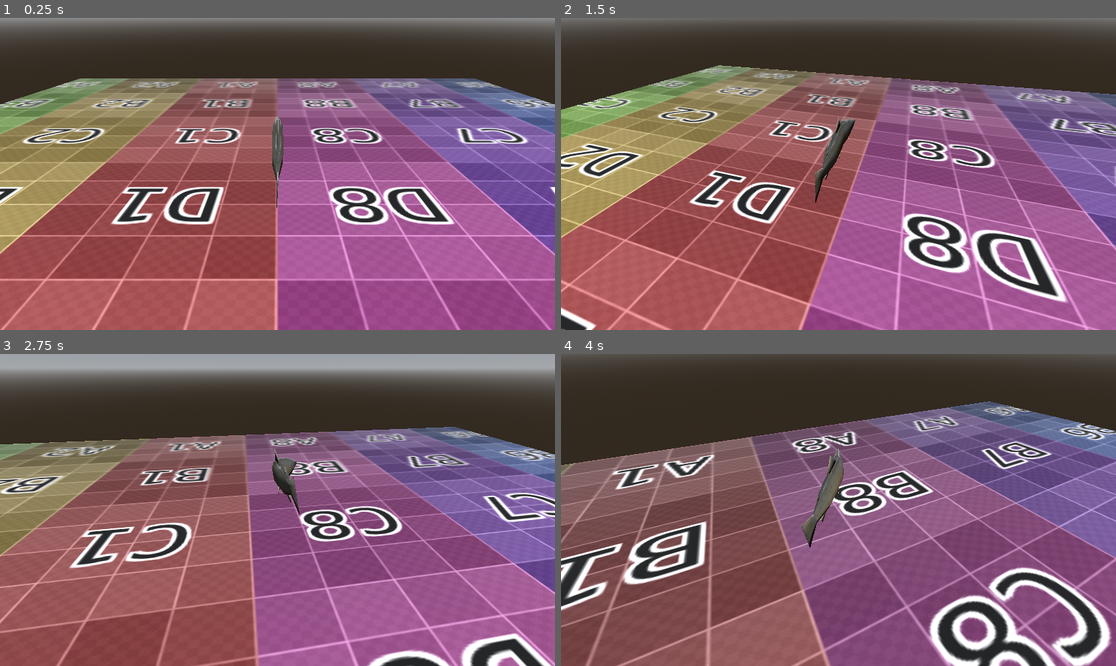
Above: before the commit, frames 1-4 (two rows, left to right).
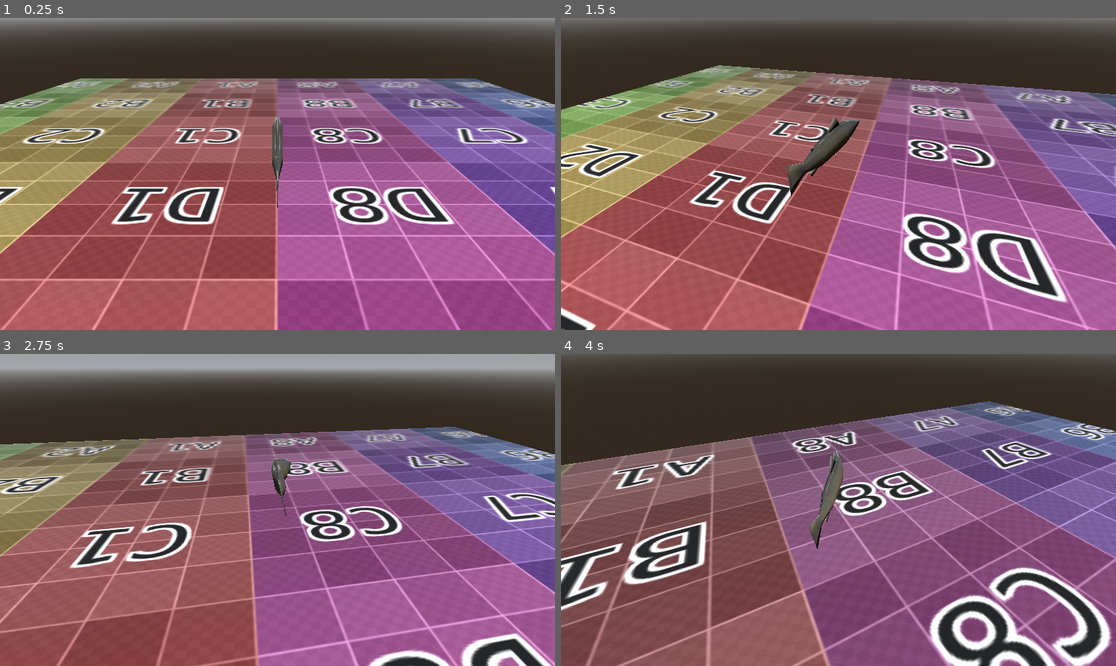
Above: after the commit, the same moments.

Repository: struc2ture/sisyphus
Game: Godot game, scene res://scenes/main.tscn
The game is run twice, just before and just after one commit, with the same random seed, the same clock (stepped at 60 frames per second) and the same inputs.
Inputs (mouse positions are in pixels of both pictures, inside the frame that each line leads up to):
- Up to frame 1 (0.25 s): no input
- Up to frame 2 (1.5 s): move the mouse to (866, 174) at 0.52 s; hold Shift (dive) 0.53-1.28 s; hold W (move_forward) from 0.53 s (still down); tap Space (jump) at 0.77 s; move the mouse to (810, 174) at 1.27 s; tap Shift (dive) at 1.35 s
- Up to frame 3 (2.75 s): keep holding W (move_forward); tap Space (jump) at 1.52 s; move the mouse to (288, 503) at 2.02 s; hold Shift (dive) from 2.03 s (still down)
- Up to frame 4 (4 s): keep holding W (move_forward); move the mouse to (832, 516) at 2.77 s; release Shift (dive) at 2.78 s; tap Shift (dive) at 2.85 s; tap Space (jump) at 3.02, 3.77 s; move the mouse to (877, 513) at 3.52 s; hold Shift (dive) from 3.53 s (still down)

The runs differ from the first frame. In frame 1, less than 0.1% of the frame differs, in the area x 49-52%, y 31-61%; in frame 2, 1.0%, in the area x 7-87%, y 16-60%; in frame 3, 0.4%; in frame 4, 0.5%.

Commit message:
Blend salmon animation based on speed

Diff:
--- a/scenes/salmon.tscn
+++ b/scenes/salmon.tscn
@@ -1,9 +1,32 @@
-[gd_scene load_steps=2 format=3 uid="uid://bytdgha6ninjd"]
+[gd_scene load_steps=6 format=3 uid="uid://bytdgha6ninjd"]
 
 [ext_resource type="PackedScene" uid="uid://bblyt1ve6ie2" path="res://res/2025-12-03_Salmon.glb" id="1_76ot0"]
+
+[sub_resource type="AnimationNodeAnimation" id="AnimationNodeAnimation_76ot0"]
+animation = &"ArmatureAction"
+
+[sub_resource type="AnimationNodeAnimation" id="AnimationNodeAnimation_kbfbh"]
+animation = &"Action"
+
+[sub_resource type="AnimationNodeBlend2" id="AnimationNodeBlend2_6u4hi"]
+
+[sub_resource type="AnimationNodeBlendTree" id="AnimationNodeBlendTree_r6uja"]
+nodes/output/position = Vector2(880, 120)
+nodes/Blend2/node = SubResource("AnimationNodeBlend2_6u4hi")
+nodes/Blend2/position = Vector2(700, 120)
+nodes/Animation/node = SubResource("AnimationNodeAnimation_kbfbh")
+nodes/Animation/position = Vector2(200, 120)
+"nodes/Animation 2/node" = SubResource("AnimationNodeAnimation_76ot0")
+"nodes/Animation 2/position" = Vector2(140, 280)
+node_connections = [&"output", 0, &"Blend2", &"Blend2", 0, &"Animation", &"Blend2", 1, &"Animation 2"]
 
 [node name="2025-12-03_Salmon" instance=ExtResource("1_76ot0")]
 transform = Transform3D(-8.742278e-09, 0, 0.2, 0, 0.2, 0, -0.2, 0, -8.742278e-09, 0, 0, 0)
 
 [node name="AnimationPlayer" parent="." index="1"]
 playback_default_blend_time = 2.0
+
+[node name="AnimationTree" type="AnimationTree" parent="." index="2"]
+tree_root = SubResource("AnimationNodeBlendTree_r6uja")
+anim_player = NodePath("../AnimationPlayer")
+parameters/Blend2/blend_amount = 0.0
--- a/scripts/salmon_controller.gd
+++ b/scripts/salmon_controller.gd
@@ -12,6 +12,8 @@
 @export var speed_dir_lerp_amount = 0.8
 @export var negative_vertical_deadzone = 0.7
 @export var jump_impulse_version = false
+
+var swim_animation_amount = 0.0
 
 func _ready() -> void:
 	pass
@@ -30,10 +32,15 @@
 		apply_force(Vector3(0.0, gravity_counteract_strength, 0.0))
 
 		apply_torque_to_axis(Vector3.UP, upright_torque_strength)
-		$SalmonMesh/AnimationPlayer.play("ArmatureAction")
+		var horizontal_vel_vec = linear_velocity
+		horizontal_vel_vec.y = 0
+		var horizontal_vel = horizontal_vel_vec.length()
+		swim_animation_amount = lerp(swim_animation_amount, clamp(horizontal_vel / 3.0, 0.0, 1.0), 0.01)
 	else:
-		$SalmonMesh/AnimationPlayer.play("Action")
-		apply_torque_to_axis(Vector3.RIGHT, right_torque_strength)
+		swim_animation_amount = lerp(swim_animation_amount, 0.0, 0.05)
+		#apply_torque_to_axis(Vector3.RIGHT, right_torque_strength)
+
+	$SalmonMesh/AnimationTree.set("parameters/Blend2/blend_amount", swim_animation_amount)
 
 	if jump_impulse_version:
 		if Input.is_action_just_pressed("jump"):
